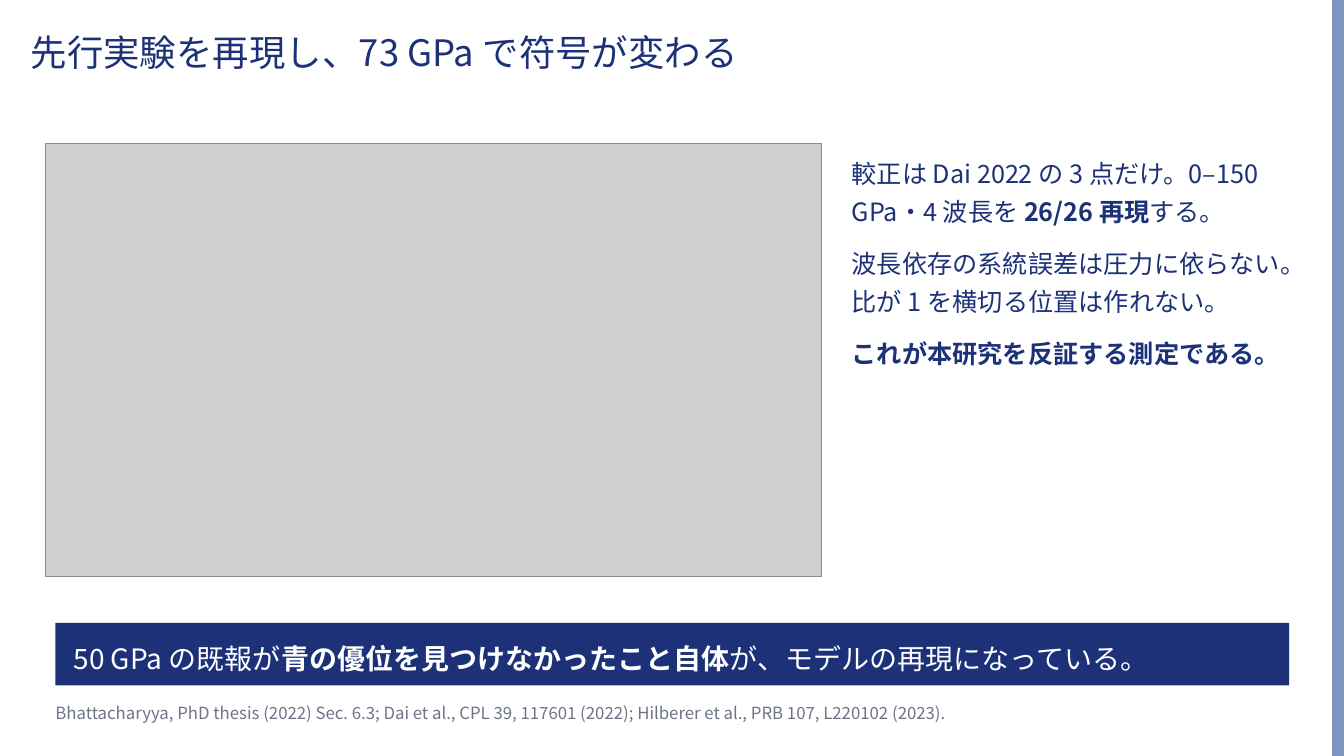
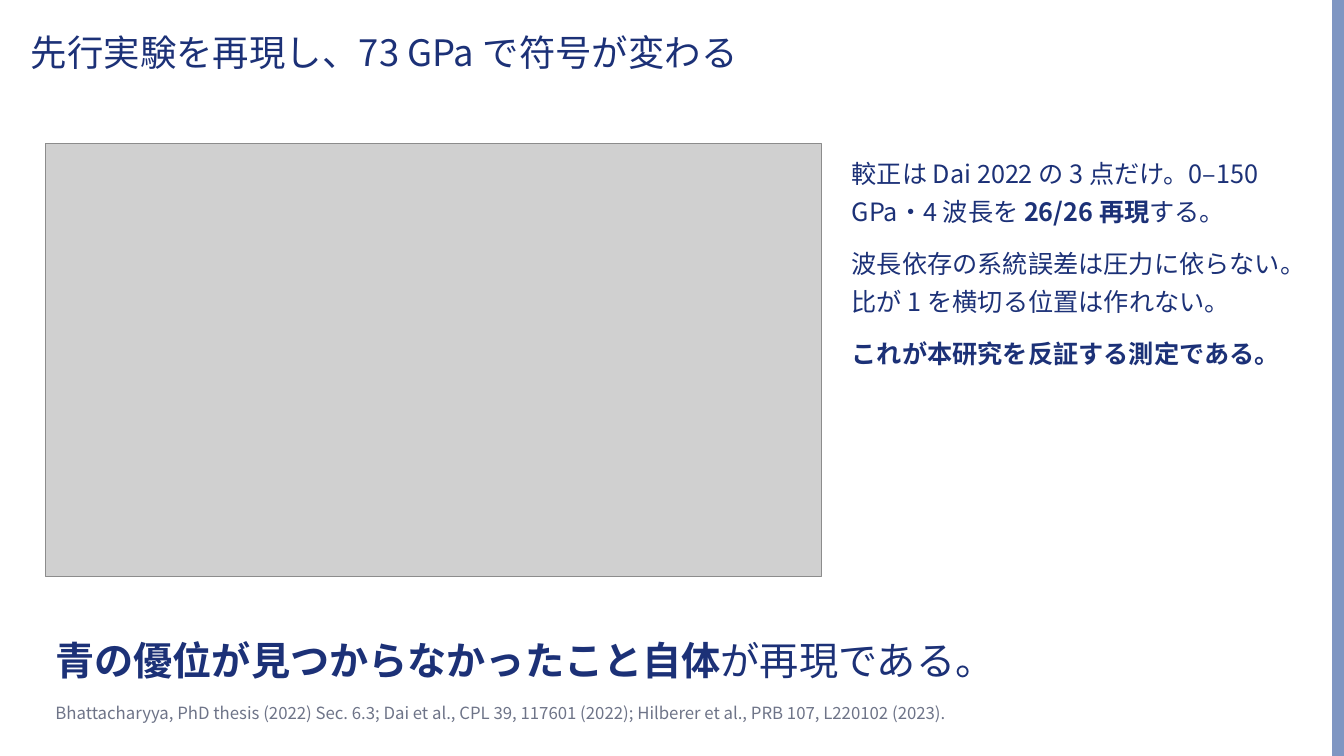
Before and after one commit to Risei412/ultra-high-pressure-ODMR, a slide deck: slide 7 of slides/odmr_473nm_talk.pptx. Drawn at 1344x756 pixels with LibreOffice and Linux fonts; fonts in the diff are those of the drawing; grey boxes stand for pictures; background and template pictures are left out. Boxes give left, top, right and bottom in pixels: in the first picture for what was removed or moved away, otherwise in the second. Text is boxed around its words. In the diff, an @@ line names an element or a change of style, - is before the commit and + after.

```diff
--- a/slides/odmr_473nm_talk.pptx
+++ b/slides/odmr_473nm_talk.pptx
@@ text "青の優位が見つからなかったこと自体が再現である。": place and size @@
-text "青の優位が見つからなかったこと自体が再現である。" at bbox=[55, 623, 1290, 686]
+text "青の優位が見つからなかったこと自体が再現である。" at bbox=[55, 641, 994, 679]
@@ text "青の優位が見つからなかったこと自体が再現である。" at bbox=[55, 641, 994, 679]: fill #1C3177 to none @@
@@ text at bbox=[55, 641, 994, 679]: text changed; size 20 to 28 pt; text colour #FFFFFF to #1C3177; bold on @@
-50 GPa の既報が青の優位を見つけなかったこと自体が、モデルの再現になっている。
+青の優位が見つからなかったこと自体が再現である。
```
Also in this commit, not shown: 4 other slides changed, 2 other files.
